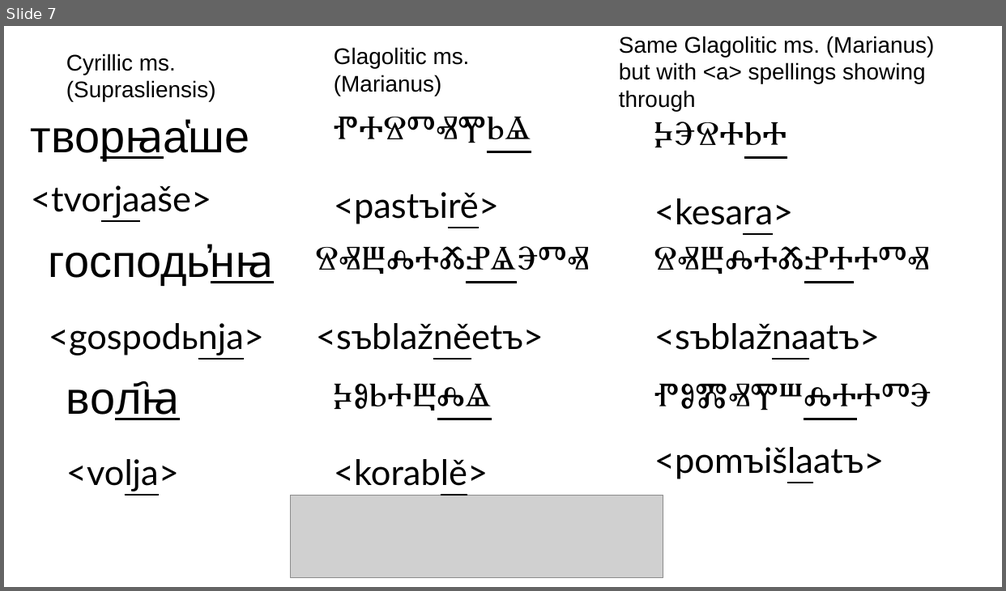
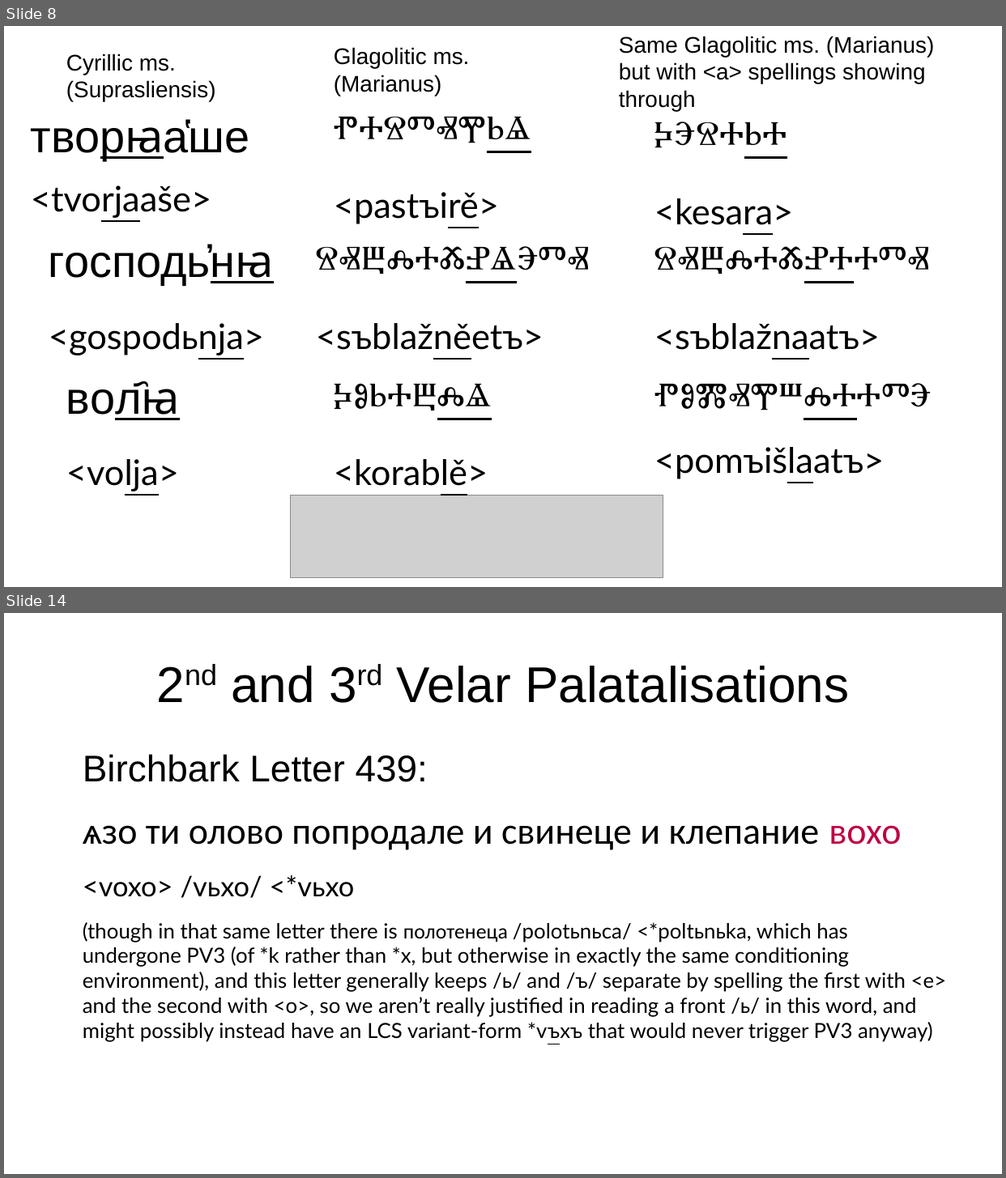
Before and after one commit to 12401453/torot_2023, a slide deck: presentation/thesis_workshop_slides.odp. Shown one above the other, each under a label of ours: slide 7 before the commit, slides 8 and 14 after it; the slides between them are not shown. The pictures are 1006x591 and 1006x1178 pixels, drawn with LibreOffice and Linux fonts; fonts in the diff are those of the drawing; grey boxes stand for pictures. Boxes give left, top, right and bottom in pixels: in the first picture for what was removed or moved away, otherwise in the second. Text is boxed around its words. In the diff, an @@ line names an element or a change of style, - is before the commit and + after.

```diff
--- a/presentation/thesis_workshop_slides.odp
+++ b/presentation/thesis_workshop_slides.odp
@@ slide 14 added at [4, 613, 1002, 1174], background #FFFFFF @@
@@ title added at [231, 666, 849, 703], 40 pt, text #000000 @@
+2nd and 3rd Velar Palatalisations
@@ text added at [83, 754, 947, 1042], 16.6 pt, text #000000 @@
+Birchbark Letter 439:
+ѧзо ти олово попродале и свинеце и клепание вохо
+<voxo> /vьxo/ <*vьxo
+(though in that same letter there is полотенеца /polotьnьca/ <*poltьnьka, which has undergone PV3 (of *k rather than *x, but otherwise in exactly the same conditioning environment), and this letter generally keeps /ь/ and /ъ/ separate by spelling the first with <е> and the second with <o>, so we aren’t really justified in reading a front /ь/ in this word, and might possibly instead have an LCS variant-form *vъxъ that would never trigger PV3 anyway)
@@ what was slide 7 is now slide 8 @@
```
Also in this commit, not shown: 1 slide changed, 11 other slides added, 2 slides removed, 5 other files.
